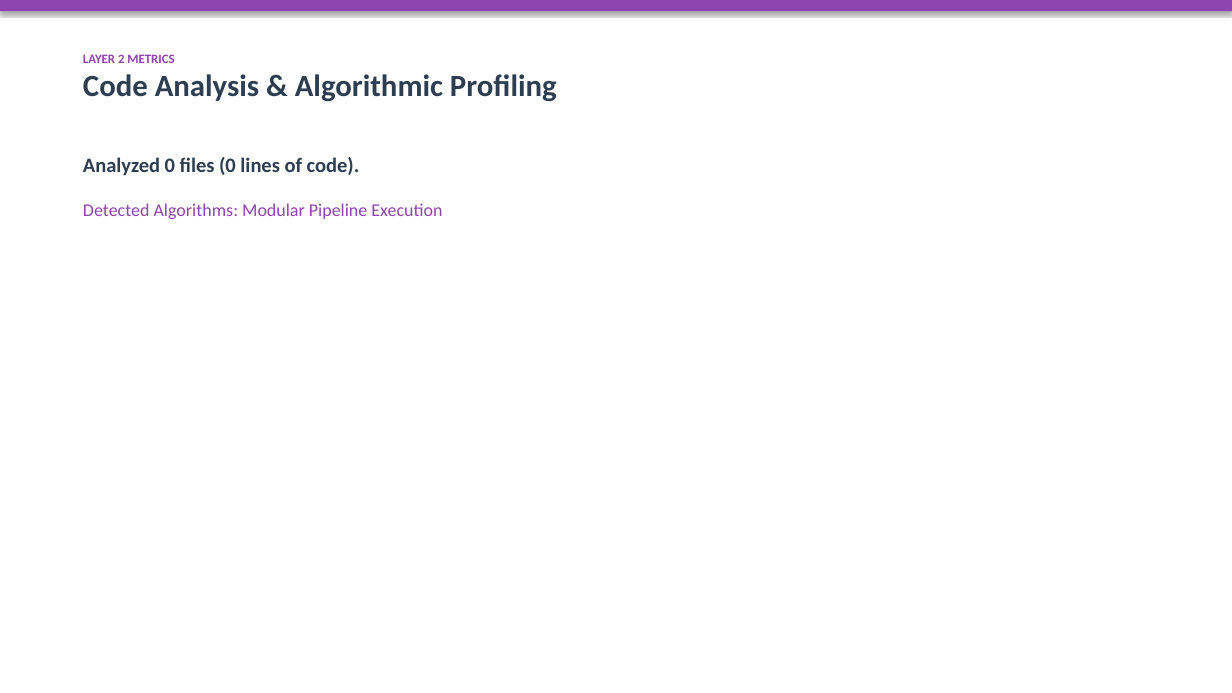
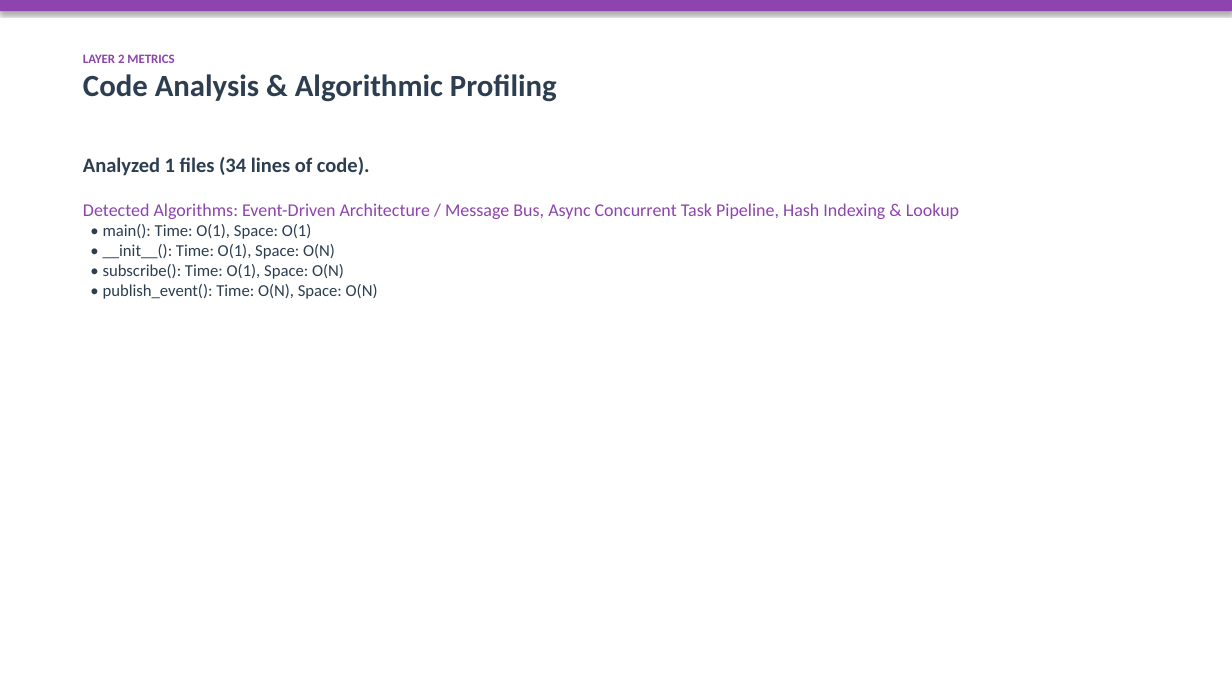
Before and after one commit to rahulkumar-andc/resercher-campanion, a slide deck: slide 3 of output/Presentation.pptx. Drawn at 1232x693 pixels with LibreOffice and Linux fonts; fonts in the diff are those of the drawing. Boxes give left, top, right and bottom in pixels: in the first picture for what was removed or moved away, otherwise in the second. Text is boxed around its words. In the diff, an @@ line names an element or a change of style, - is before the commit and + after.

```diff
--- a/output/Presentation.pptx
+++ b/output/Presentation.pptx
@@ text at (x1=83, y1=157, x2=959, y2=299): text changed; size 14 to 13 pt; text colour #8E44AD to #2C3E50 @@
-Analyzed 0 files (0 lines of code).
-Detected Algorithms: Modular Pipeline Execution
+Analyzed 1 files (34 lines of code).
+Detected Algorithms: Event-Driven Architecture / Message Bus, Async Concurrent Task Pipeline, Hash Indexing & Lookup
+• main(): Time: O(1), Space: O(1)
+• __init__(): Time: O(1), Space: O(N)
+• subscribe(): Time: O(1), Space: O(N)
+• publish_event(): Time: O(N), Space: O(N)
```
Also in this commit, not shown: 3 other slides changed, 4 other files.
